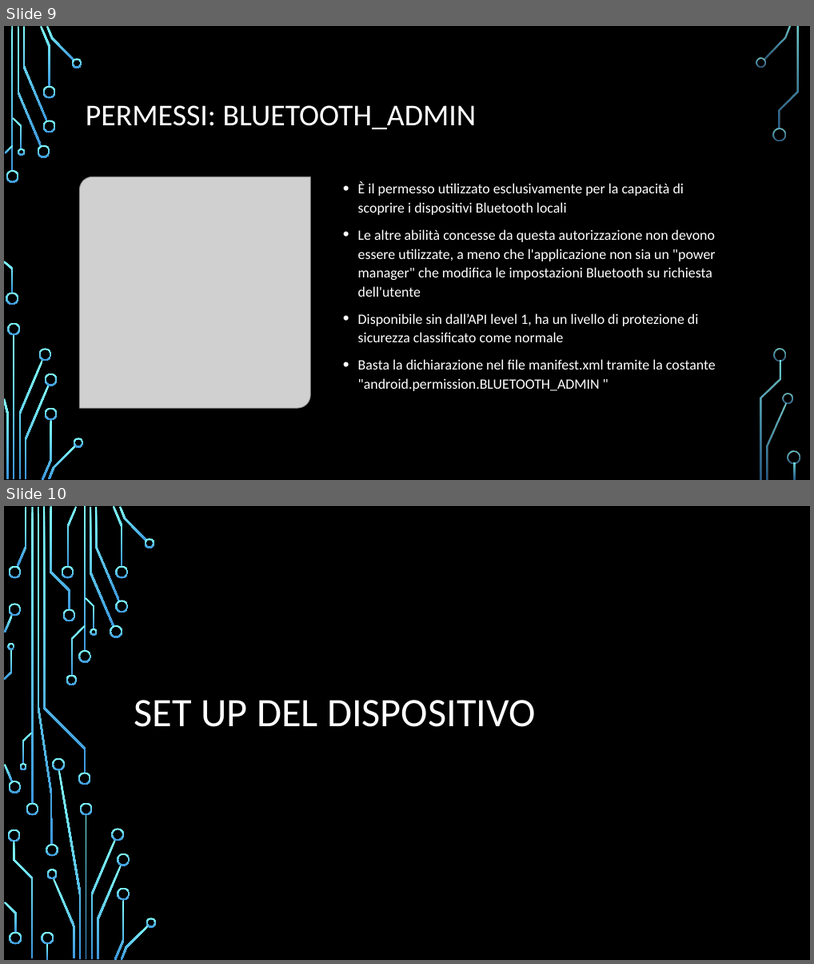
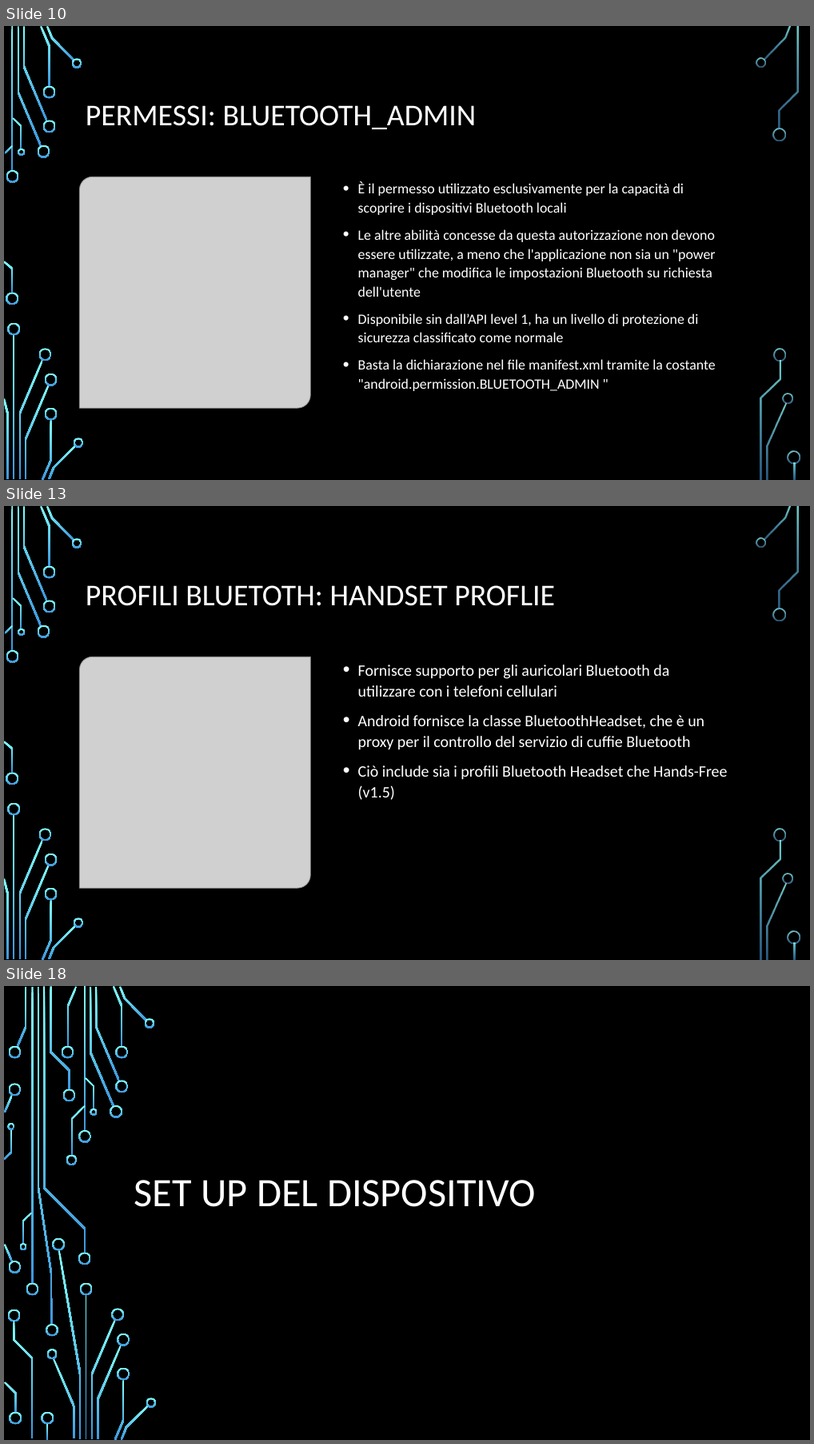
Before and after one commit to FNX-hub/ProgettoMP, a slide deck: Bluetooth.pptx. Shown one above the other, each under a label of ours: slides 9 and 10 before the commit, slides 10, 13 and 18 after it; the slides between them are not shown. The pictures are 814x964 and 814x1444 pixels, drawn with LibreOffice and Linux fonts; fonts in the diff are those of the drawing; grey boxes stand for pictures; background and template pictures are left out. Boxes give left, top, right and bottom in pixels: in the first picture for what was removed or moved away, otherwise in the second. Text is boxed around its words. In the diff, an @@ line names an element or a change of style, - is before the commit and + after.

```diff
--- a/Bluetooth.pptx
+++ b/Bluetooth.pptx
@@ slide 13 added at (x1=4, y1=506, x2=810, y2=960), background picture (left out); not listed: 36 template elements that a slide beside it also shows @@
@@ title added at (x1=86, y1=585, x2=555, y2=606), 36 pt, text #FFFFFF @@
+PROFILI BLUETOTH: HANDSET PROFLIE
@@ picture added at (x1=80, y1=656, x2=310, y2=888) @@
@@ text added at (x1=358, y1=664, x2=727, y2=800), 19 pt, text #FFFFFF @@
+• Fornisce supporto per gli auricolari Bluetooth da utilizzare con i telefoni cellulari
+• Android fornisce la classe BluetoothHeadset, che è un proxy per il controllo del servizio di cuffie Bluetooth
+• Ciò include sia i profili Bluetooth Headset che Hands-Free (v1.5)
@@ what was slide 9 is now slide 10 @@
@@ what was slide 10 is now slide 18 @@
```
Also in this commit, not shown: 1 slide changed, 10 other slides added.
